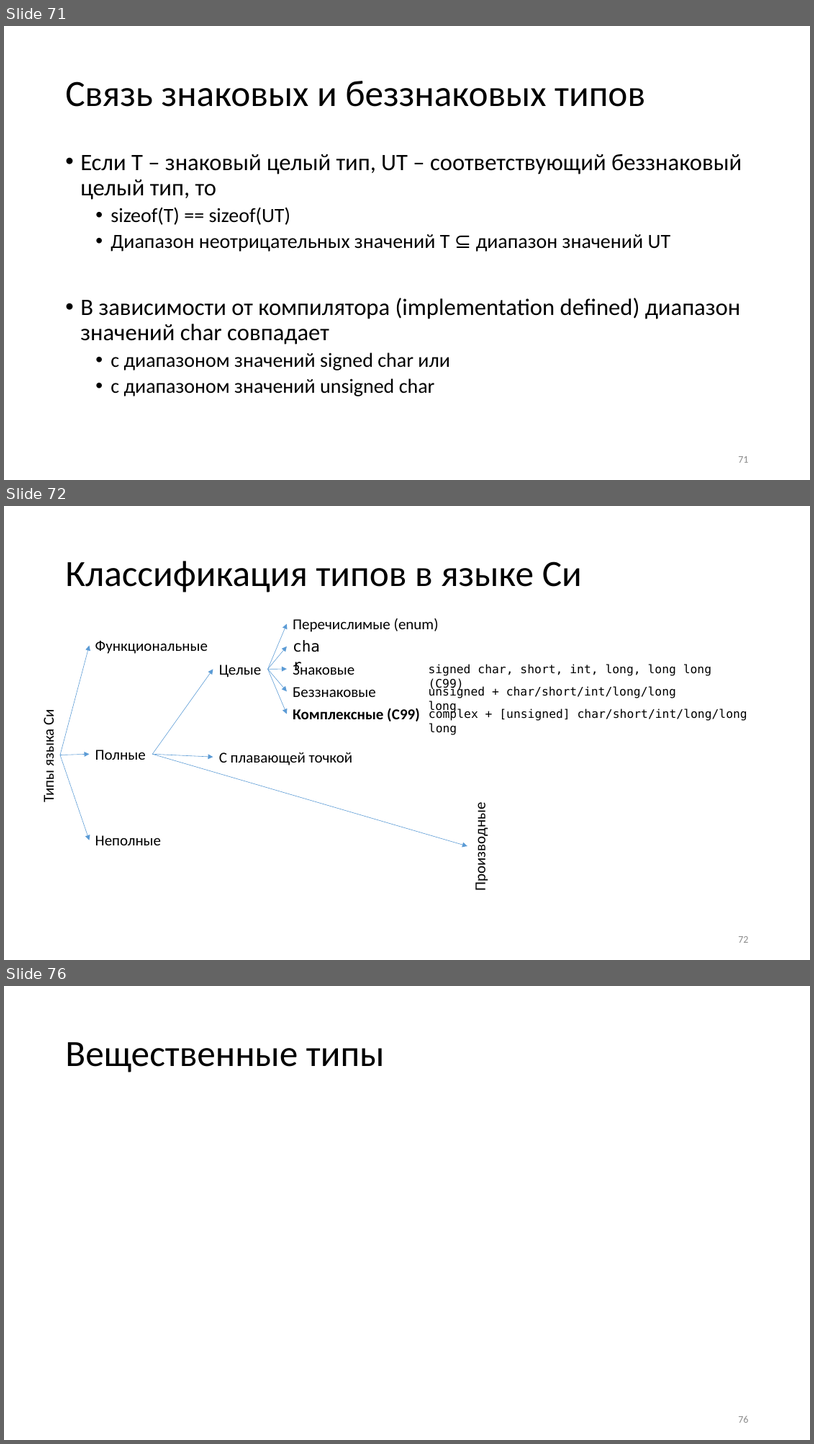
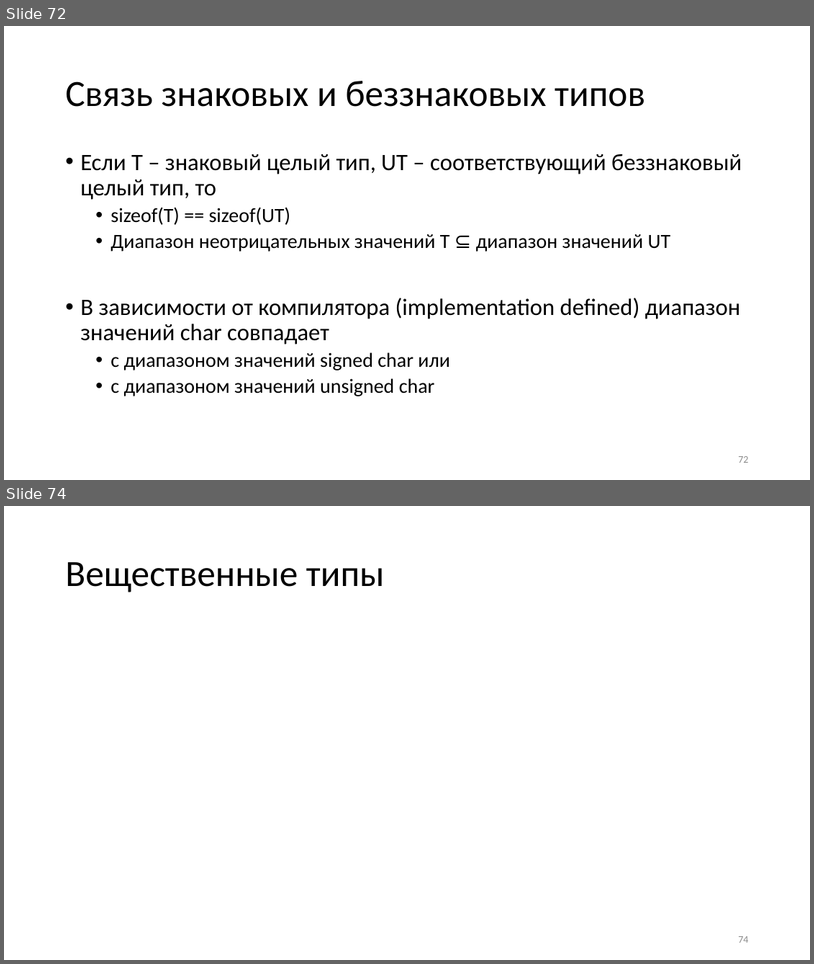
Before and after one commit to Evgueni-Petrov-aka-espetrov/Algorithms-and-Programming-in-C-pptx, a slide deck: 03.5 Типы языка С.pptx. Shown one above the other, each under a label of ours: slides 71, 72 and 76 before the commit, slides 72 and 74 after it; the slides between them are not shown. The pictures are 814x1444 and 814x964 pixels, drawn with LibreOffice and Linux fonts; fonts in the diff are those of the drawing. Boxes give left, top, right and bottom in pixels: in the first picture for what was removed or moved away, otherwise in the second. Text is boxed around its words. In the diff, an @@ line names an element or a change of style, - is before the commit and + after.

Commit message:
убрал complex int и т.п., исправил классификацию систем типов

```diff
--- a/03.5 Типы языка С.pptx
+++ b/03.5 Типы языка С.pptx
@@ slide 72 removed at [4, 506, 810, 960], background #FFFFFF @@
@@ title removed at [65, 561, 582, 592] @@
-Классификация типов в языке Си
@@ arrow removed from (268, 669) to (287, 624) @@
@@ text removed at [287, 634, 333, 659] @@
-char
@@ text removed at [293, 618, 439, 632] @@
-Перечислимые (enum)
@@ arrow removed from (60, 754) to (89, 645) @@
@@ text removed at [95, 641, 208, 654] @@
-Функциональные
@@ arrow removed from (268, 669) to (287, 646) @@
@@ arrow removed from (153, 754) to (214, 669) @@
@@ text removed at [219, 664, 261, 677] @@
-Целые
@@ arrow removed from (268, 669) to (287, 669) @@
@@ arrow removed from (268, 669) to (287, 691) @@
@@ arrow removed from (268, 669) to (287, 714) @@
@@ text removed at [293, 662, 355, 674] @@
-Знаковые
@@ text removed at [429, 664, 712, 690] @@
-signed char, short, int, long, long long (C99)
@@ text removed at [293, 687, 376, 697] @@
-Беззнаковые
@@ text removed at [429, 686, 676, 713] @@
-unsigned + char/short/int/long/long long
@@ text removed at [39, 710, 58, 801] @@
-Типы языка Си
@@ text removed at [293, 708, 420, 721] @@
-Комплексные (C99)
@@ text removed at [429, 708, 748, 721] @@
-complex + [unsigned] char/short/int/long/long long
@@ arrow removed from (60, 754) to (89, 754) @@
@@ arrow removed from (60, 754) to (89, 840) @@
@@ text removed at [95, 749, 146, 759] @@
-Полные
@@ arrow removed from (153, 754) to (214, 757) @@
@@ arrow removed from (153, 754) to (468, 846) @@
@@ text removed at [219, 752, 353, 765] @@
-С плавающей точкой
@@ text removed at [471, 811, 490, 888] @@
-Производные
@@ text removed at [95, 835, 161, 845] @@
-Неполные
@@ page number removed at [738, 936, 748, 942] @@
-72
@@ what was slide 71 is now slide 72 @@
@@ page number at [738, 456, 748, 462]: text changed @@
-71
+72
@@ what was slide 76 is now slide 74 @@
@@ page number at [738, 936, 748, 942]: text changed @@
-76
+74
```
Also in this commit, not shown: 20 slides changed, 4 slides added, 5 other slides removed.
